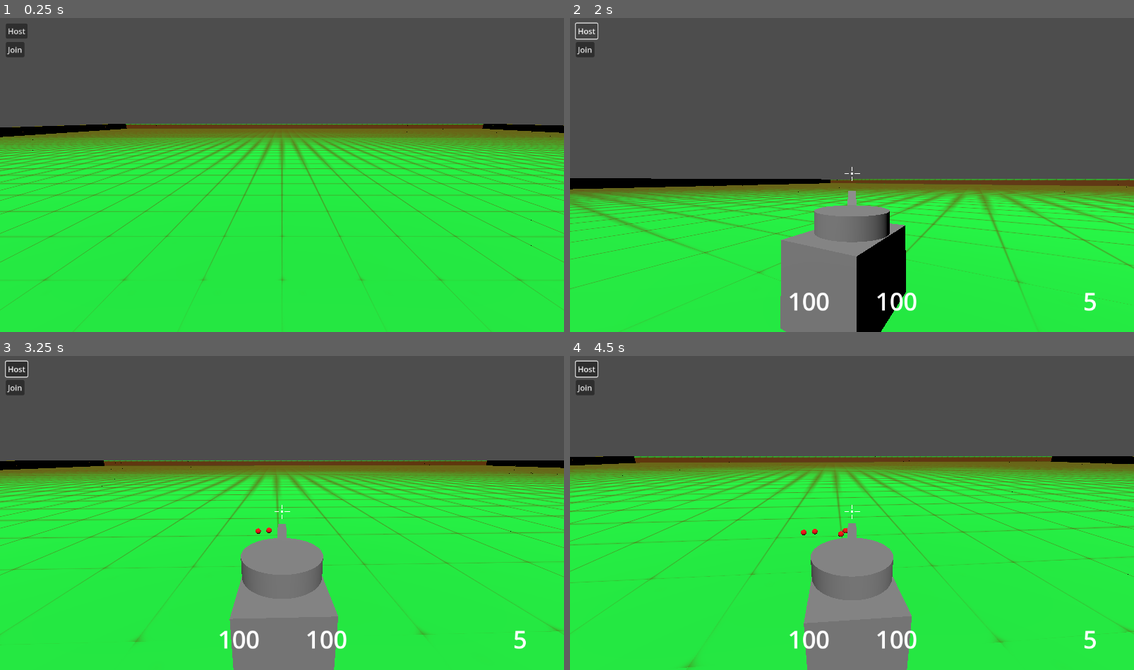
Above: before the commit, frames 1-4 (two rows, left to right).
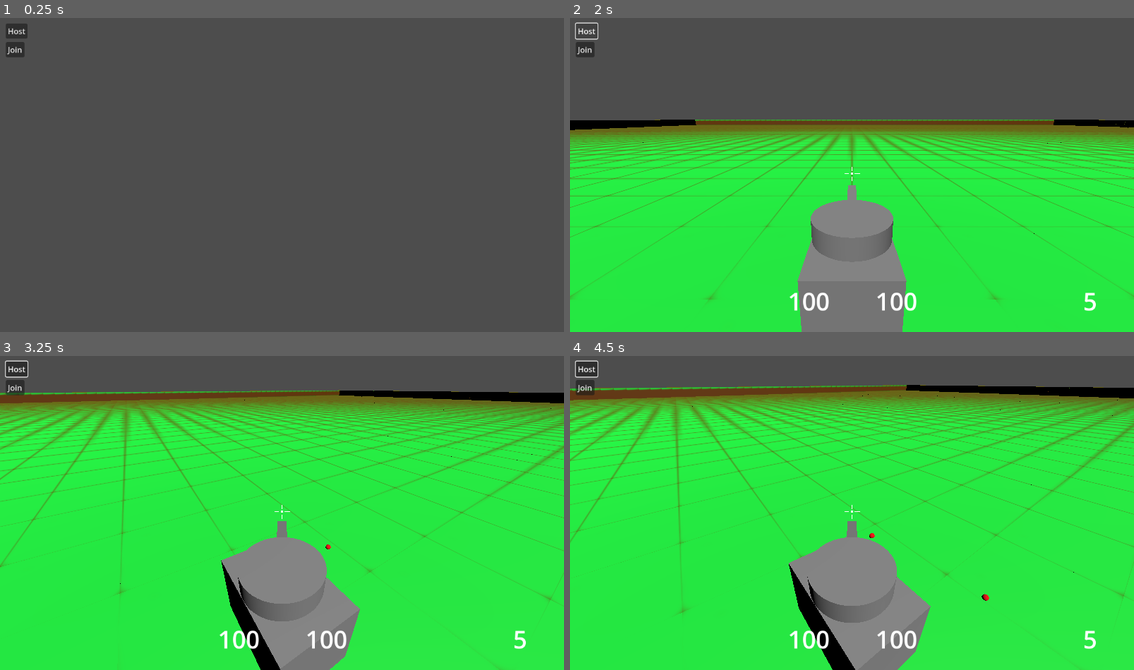
Above: after the commit, the same moments.

Repository: Coolfool3080/QuickTank
Game: Godot game, scene res://levels/multiplayer_test_map.tscn
Two runs of this game, one before a commit and one after it. Both use one fixed random seed, a clock stepped at 60 frames per second and the inputs below. This scene is started directly instead of the project's main scene.
Inputs (mouse positions are in pixels of both pictures, inside the frame that each line leads up to):
- Up to frame 1 (0.25 s): no input
- Up to frame 2 (2 s): tap Enter at 0.5 s; move the mouse to (880, 171) at 0.52 s; press the mouse at (880, 171) at 0.53 s; hold W (tank_forward) 0.53-1.25 s; release the mouse at (880, 171) at 1.25 s; click "Host" at 1.25 s
- Up to frame 3 (3.25 s): move the mouse to (253, 513) at 2.02 s; hold W (tank_forward) from 2.03 s (still down); click (253, 513) at 2.1 s; move the mouse to (293, 506) at 2.77 s; press the mouse at (293, 506) at 2.78 s
- Up to frame 4 (4.5 s): keep holding W (tank_forward); move the mouse to (846, 516) at 3.52 s; release the mouse at (846, 516) at 3.53 s; click (846, 516) at 3.6 s; move the mouse to (891, 516) at 4.27 s; press the mouse at (891, 516) at 4.28 s

The runs differ from the first frame. In frame 1, 66% of the frame differs, in the area x 0-100%, y 33-100%; in frame 2, 32%; in frame 3, 36%; in frame 4, 36%.

Commit message:
fixed multiplayer camera
- made the player camera its own scene that gets instantiated when a player joins

Diff:
--- /dev/null
+++ b/assets/player_camera.tscn
@@ -0,0 +1,13 @@
+[gd_scene load_steps=2 format=3 uid="uid://clek56rbnu3a0"]
+
+[ext_resource type="Script" uid="uid://1syxfwp1riao" path="res://scripts/camera_controller.gd" id="1_0b4cm"]
+
+[node name="player_camera" type="Node3D"]
+script = ExtResource("1_0b4cm")
+
+[node name="camera_yaw" type="Node3D" parent="."]
+
+[node name="camera_pitch" type="Node3D" parent="camera_yaw"]
+
+[node name="Camera3D" type="Camera3D" parent="camera_yaw/camera_pitch"]
+transform = Transform3D(1, 0, 0, 0, 0.9662503, 0.25760508, 0, -0.25760508, 0.9662503, 0, 1.94165, 2.32838)
--- a/levels/multiplayer_test_map.tscn
+++ b/levels/multiplayer_test_map.tscn
@@ -1,7 +1,6 @@
-[gd_scene load_steps=4 format=3 uid="uid://bcq1w4l1qow6p"]
+[gd_scene load_steps=3 format=3 uid="uid://bcq1w4l1qow6p"]
 
 [ext_resource type="Script" uid="uid://b3w2lfmef5cs1" path="res://scripts/multiplayer_controller.gd" id="1_vk1xx"]
-[ext_resource type="Script" uid="uid://1syxfwp1riao" path="res://scripts/camera_controller.gd" id="3_axrgn"]
 [ext_resource type="MeshLibrary" uid="uid://uc0w8dauwqu0" path="res://assets/mesh/mesh_library_2.tres" id="3_inuxk"]
 
 [node name="multiplayer_test_map" type="Node3D"]
@@ -37,13 +36,5 @@
 [node name="DirectionalLight3D" type="DirectionalLight3D" parent="."]
 transform = Transform3D(1, 0, 0, 0, 0.608789, 0.793332, 0, -0.793332, 0.608789, 0, 0, 0)
 
-[node name="camera_yaw" type="Node3D" parent="."]
-script = ExtResource("3_axrgn")
-
-[node name="camera_pitch" type="Node3D" parent="camera_yaw"]
-
-[node name="Camera3D" type="Camera3D" parent="camera_yaw/camera_pitch"]
-transform = Transform3D(1, 0, 0, 0, 0.9662503, 0.25760508, 0, -0.25760508, 0.9662503, 0, 1.94165, 2.32838)
-
 [connection signal="pressed" from="Host" to="." method="_on_host_pressed"]
 [connection signal="pressed" from="Join" to="." method="_on_join_pressed"]
--- a/scripts/camera_controller.gd
+++ b/scripts/camera_controller.gd
@@ -3,7 +3,7 @@
 @export var target: Node3D
 @export var max_pitch := 0.6
 
-@onready var pitch_node = $camera_pitch
+@onready var pitch_node = $camera_yaw/camera_pitch
 
 const MAX_Y_ROTATION = 0.6
 const CAMERA_SENSITIVITY = 0.001
@@ -14,7 +14,7 @@
 
 # Called when the node enters the scene tree for the first time.
 func _ready():
-	Input.mouse_mode = Input.MOUSE_MODE_CAPTURED
+	pass
 
 # Called every frame. 'delta' is the elapsed time since the previous frame.
 func _process(_delta):
@@ -26,9 +26,6 @@
 	pitch_node.rotation.x = pitch
 
 func _input(event):
-	if not is_multiplayer_authority():
-		return
-
 	if event is InputEventMouseMotion:
 		yaw -= event.relative.x * CAMERA_SENSITIVITY
 		pitch -= event.relative.y * CAMERA_SENSITIVITY
--- a/scripts/tank_movement_controller.gd
+++ b/scripts/tank_movement_controller.gd
@@ -7,12 +7,14 @@
 @onready var head_barrel = $head/head_mesh/barrel_pivot
 @onready var fast_barrel = $head2/barrel_pivot2
 @onready var fire_cooldown_timer = $fire_cooldown_timer
+@onready var player_camera_scene = preload("res://assets/player_camera.tscn")
 
 const MOVE_SPEED = 5.0
 const ROTATION_SPEED = 1.5
 const HEAD_ROTATE_SPEED = 2.0
 
 var camera_rotation: Vector2 = Vector2.ZERO
+var camera: Node3D
 var tank_health = 100
 var tank_armor = 100
 var kill_count = 0
@@ -24,9 +26,12 @@
 func _ready():
 	if is_multiplayer_authority():
 		Input.set_mouse_mode(Input.MOUSE_MODE_CAPTURED)
-		var camera_pivot = get_tree().get_root().get_node("multiplayer_test_map/camera_yaw")
-		camera_pivot.target = self
-		camera_pivot.get_node("camera_pitch/Camera3D").current = true
+
+		camera = player_camera_scene.instantiate()
+		get_tree().get_root().add_child(camera)
+
+		camera.target = self
+		camera.get_node("camera_yaw/camera_pitch/Camera3D").current = true
 
 		hud = preload("res://assets/tank_hud.tscn").instantiate()
 		get_tree().get_root().add_child(hud)
@@ -42,8 +47,8 @@
 	else:
 		velocity.y = 0
 
-	var camera_yaw = get_tree().get_root().get_node("multiplayer_test_map/camera_yaw")
-	var camera_pitch = get_tree().get_root().get_node("multiplayer_test_map/camera_yaw/camera_pitch")
+	var camera_yaw = camera.get_node("camera_yaw")
+	var camera_pitch = camera.get_node("camera_yaw/camera_pitch")
 
 	head_node.global_rotation.y = camera_yaw.global_rotation.y
 	head_barrel.global_rotation.x = camera_pitch.global_rotation.x
